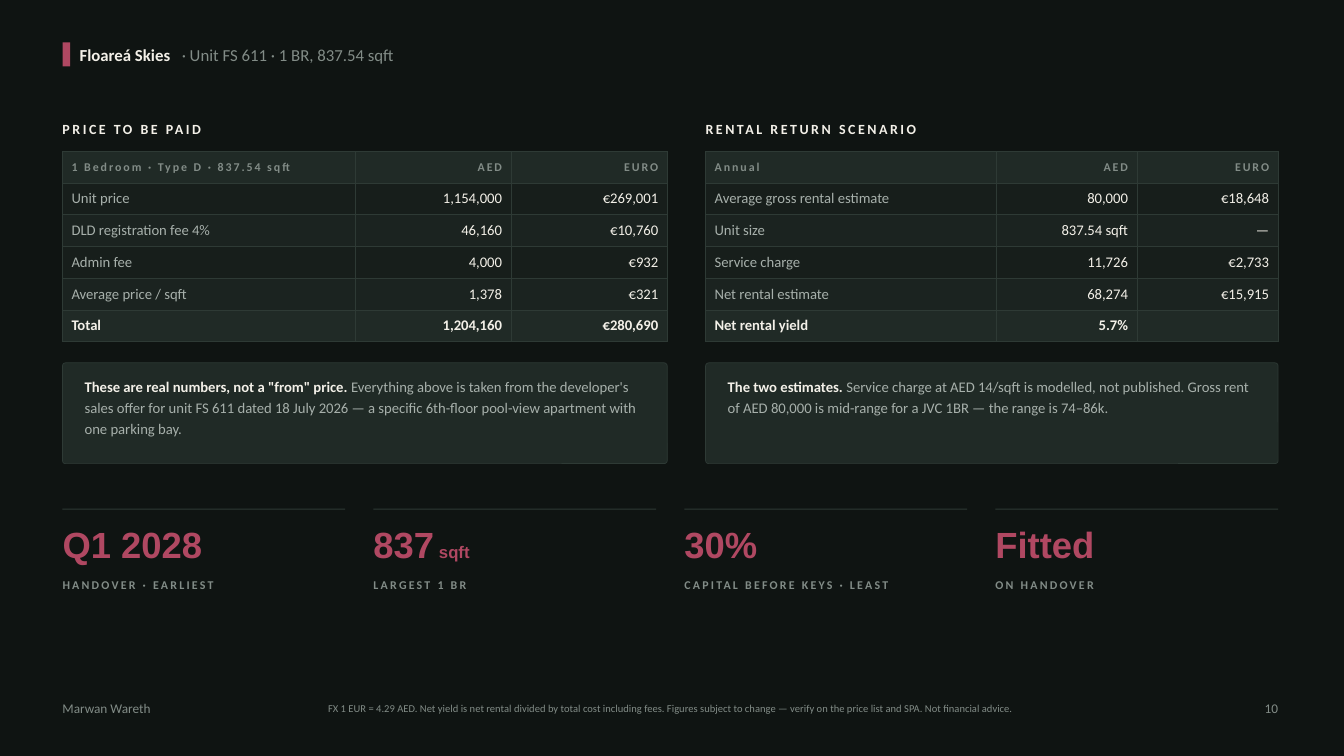
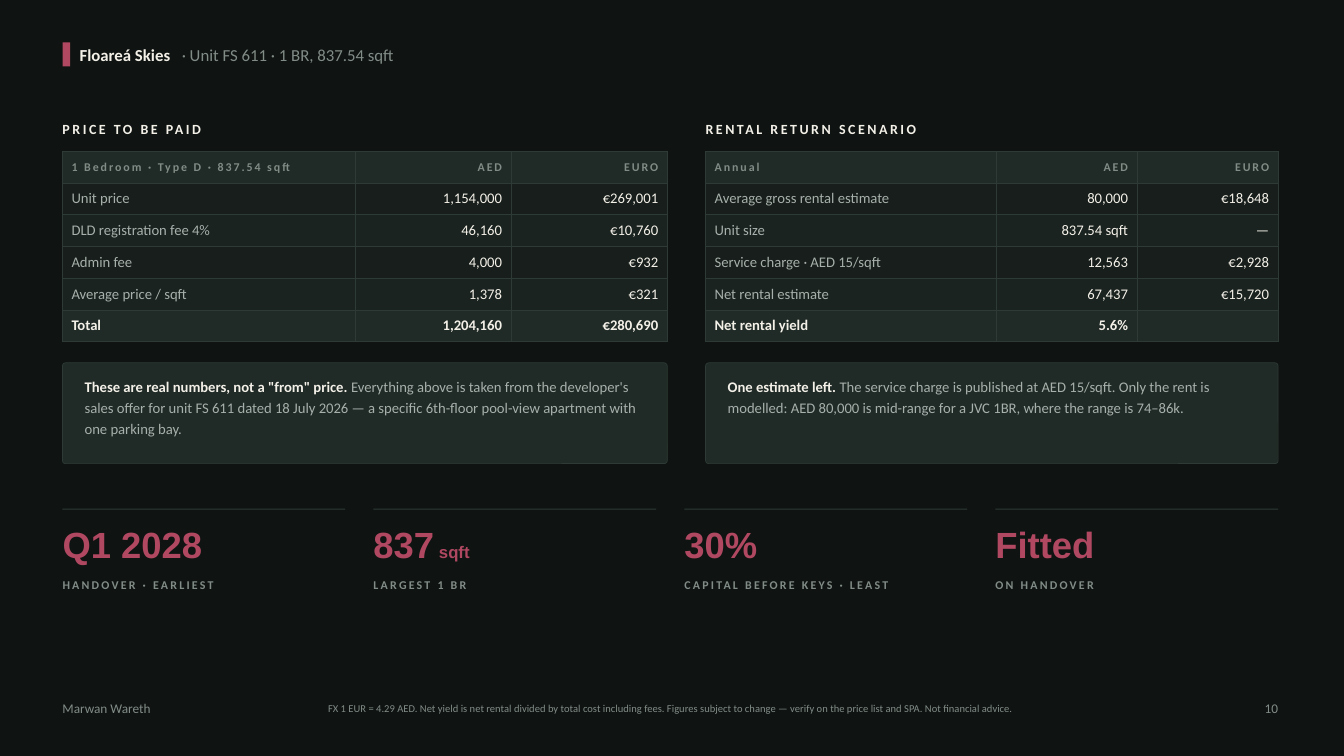
Before and after one commit to MWareth/openai-startup-name-generator, a slide deck: slide 10 of docs/client-deck/Three-Projects-One-Decision.pptx. Drawn at 1344x756 pixels with LibreOffice and Linux fonts; fonts in the diff are those of the drawing. Boxes give left, top, right and bottom in pixels: in the first picture for what was removed or moved away, otherwise in the second. Text is boxed around its words. In the diff, an @@ line names an element or a change of style, - is before the commit and + after.

```diff
--- a/docs/client-deck/Three-Projects-One-Decision.pptx
+++ b/docs/client-deck/Three-Projects-One-Decision.pptx
@@ table at (706,151,1278,337) @@
-row 4: Service charge | 11,726 | €2,733
+row 4: Service charge · AED 15/sqft | 12,563 | €2,928
-row 5, column 2: 68,274
+row 5, column 2: 67,437
-row 5, column 3: €15,915
+row 5, column 3: €15,720
-row 6, column 2: 5.7%
+row 6, column 2: 5.6%
@@ text at (728,381,1209,416): text changed @@
-The two estimates. Service charge at AED 14/sqft is modelled, not published. Gross rent of AED 80,000 is mid-range for a JVC 1BR — the range is 74–86k.
+One estimate left. The service charge is published at AED 15/sqft. Only the rent is modelled: AED 80,000 is mid-range for a JVC 1BR, where the range is 74–86k.
```
Also in this commit, not shown: 8 other slides changed, 4 other files.
